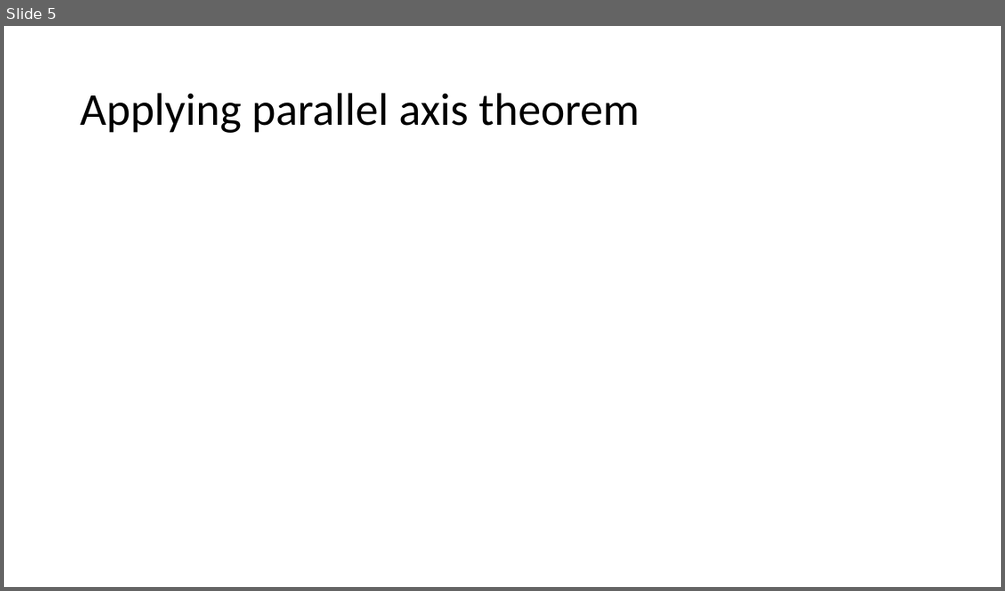
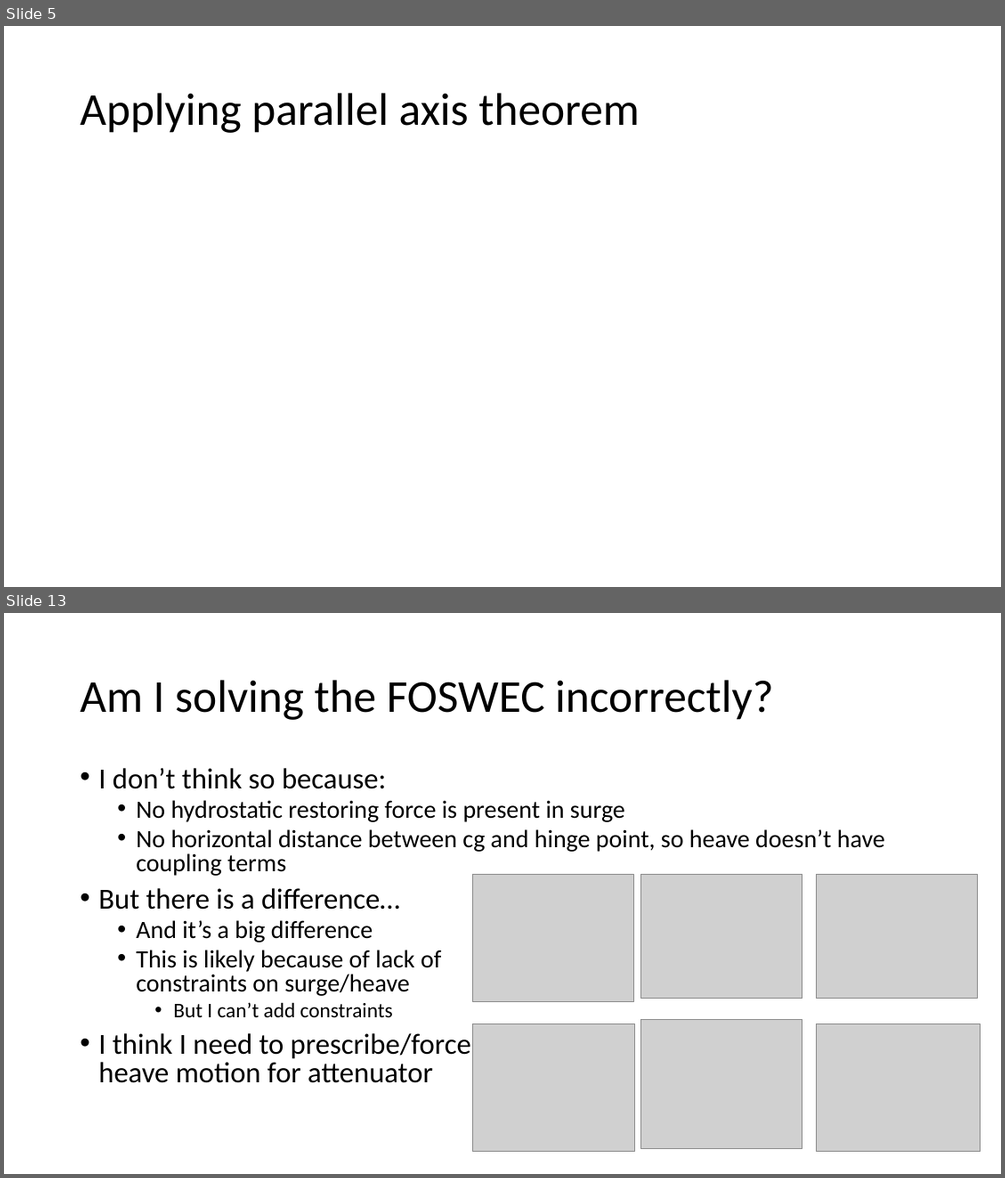
Before and after one commit to jtgrasb/WecOptTool, a slide deck: examples/attenuatorInWOT.pptx. Shown one above the other, each under a label of ours: slide 5 before the commit, slides 5 and 13 after it; the slides between them are not shown. The pictures are 1005x591 and 1005x1178 pixels, drawn with LibreOffice and Linux fonts; fonts in the diff are those of the drawing; grey boxes stand for pictures. Boxes give left, top, right and bottom in pixels: in the first picture for what was removed or moved away, otherwise in the second. Text is boxed around its words. In the diff, an @@ line names an element or a change of style, - is before the commit and + after.

Commit message:
Update attenuator testing

```diff
--- a/examples/attenuatorInWOT.pptx
+++ b/examples/attenuatorInWOT.pptx
@@ slide 13 added at bbox=[4, 613, 1001, 1174], background #FFFFFF @@
@@ title added at bbox=[80, 680, 773, 720], 44 pt, text #000000 @@
+Am I solving the FOSWEC incorrectly?
@@ text added at bbox=[98, 768, 885, 1083], 24 pt, text #000000 @@
+• I don’t think so because:
+  • No hydrostatic restoring force is present in surge
+  • No horizontal distance between cg and hinge point, so heave doesn’t have coupling terms
+• But there is a difference…
+  • And it’s a big difference
+  • This is likely because of lack of
+    constraints on surge/heave
+    • But I can’t add constraints
+• I think I need to prescribe/force
+  heave motion for attenuator
@@ picture added at bbox=[472, 874, 633, 1001] @@
@@ picture added at bbox=[641, 874, 802, 998] @@
@@ picture added at bbox=[816, 874, 978, 998] @@
@@ picture added at bbox=[472, 1023, 635, 1151] @@
@@ picture added at bbox=[641, 1020, 802, 1149] @@
@@ picture added at bbox=[816, 1023, 979, 1151] @@
```
Also in this commit, not shown: 13 other slides added, 1 slide removed, 23 other files.
